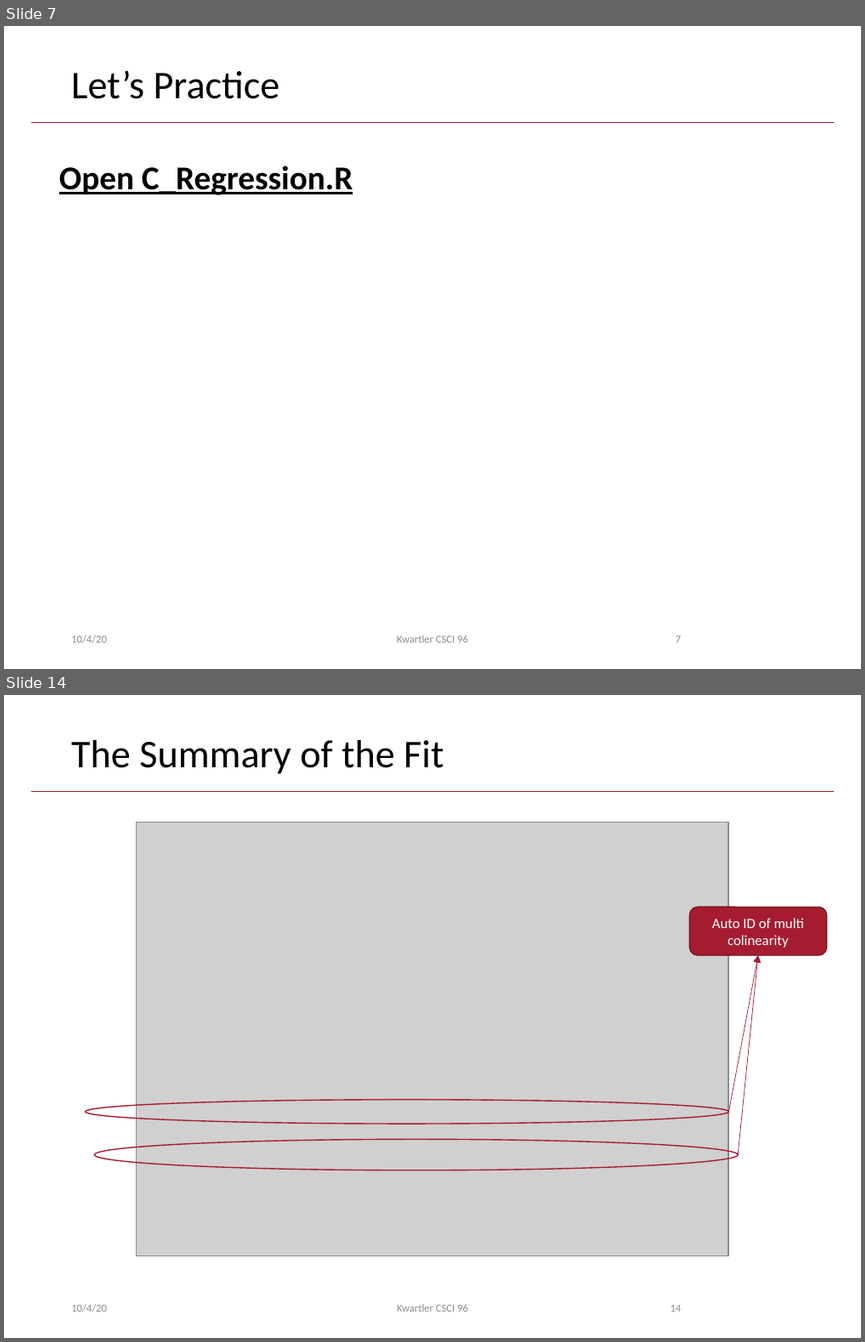
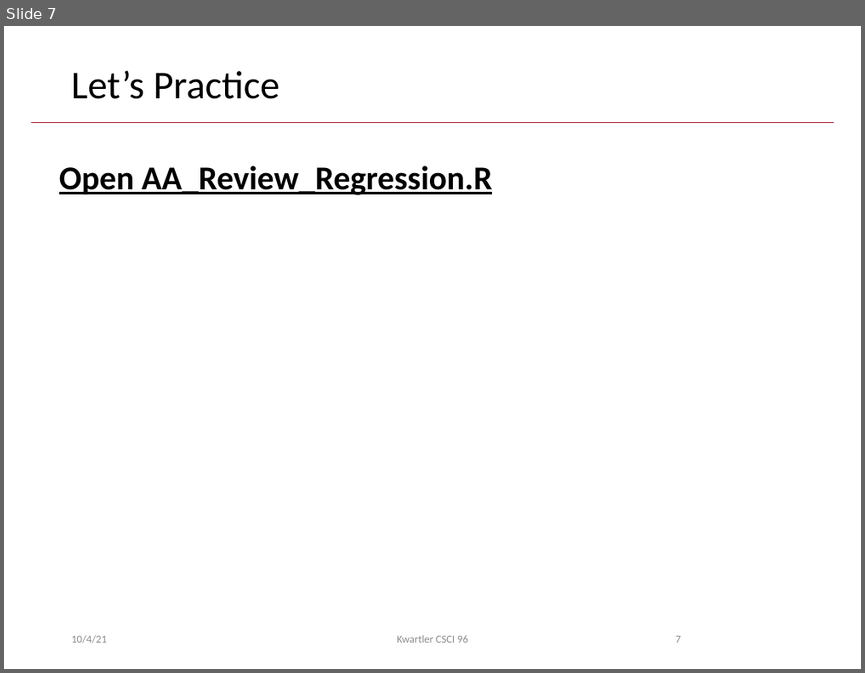
Before and after one commit to kwartler/Harvard_DataMining_Business_Student, a slide deck: Lessons/E_LogReg/Regression_review.pptx. Shown one above the other, each under a label of ours: slides 7 and 14 before the commit, slide 7 after it; the slides between them are not shown. The pictures are 865x1342 and 865x673 pixels, drawn with LibreOffice and Linux fonts; fonts in the diff are those of the drawing; grey boxes stand for pictures; background and template pictures are left out. Boxes give left, top, right and bottom in pixels: in the first picture for what was removed or moved away, otherwise in the second. Text is boxed around its words. In the diff, an @@ line names an element or a change of style, - is before the commit and + after.

Commit message:
adjust logistic regression lesson

```diff
--- a/Lessons/E_LogReg/Regression_review.pptx
+++ b/Lessons/E_LogReg/Regression_review.pptx
@@ slide 14 removed at box(4, 695, 861, 1338), background #FFFFFF; not listed: 1 template element that a slide beside it also shows @@
@@ title removed at box(71, 740, 443, 774) @@
-The Summary of the Fit
@@ picture removed at box(137, 822, 729, 1255) @@
@@ rounded rectangle removed at box(689, 907, 827, 954) @@
-Auto ID of multi colinearity
@@ arrow removed from (729, 1111) to (758, 955) @@
@@ arrow removed from (738, 1154) to (758, 955) @@
@@ ellipse removed at box(86, 1100, 729, 1123) @@
@@ ellipse removed at box(94, 1139, 738, 1169) @@
@@ text removed at box(71, 1304, 107, 1312) @@
-10/4/20
@@ text removed at box(397, 1304, 468, 1311) @@
-Kwartler CSCI 96
@@ page number removed at box(670, 1304, 681, 1311) @@
-14
@@ slide 7 changed as well @@
@@ text at box(59, 165, 493, 195): text changed @@
-Open C_Regression.R
+Open AA_Review_Regression.R
@@ text at box(71, 635, 107, 643): text changed @@
-10/4/20
+10/4/21
```
Also in this commit, not shown: 6 other slides changed, 23 other slides removed, 9 other files.
